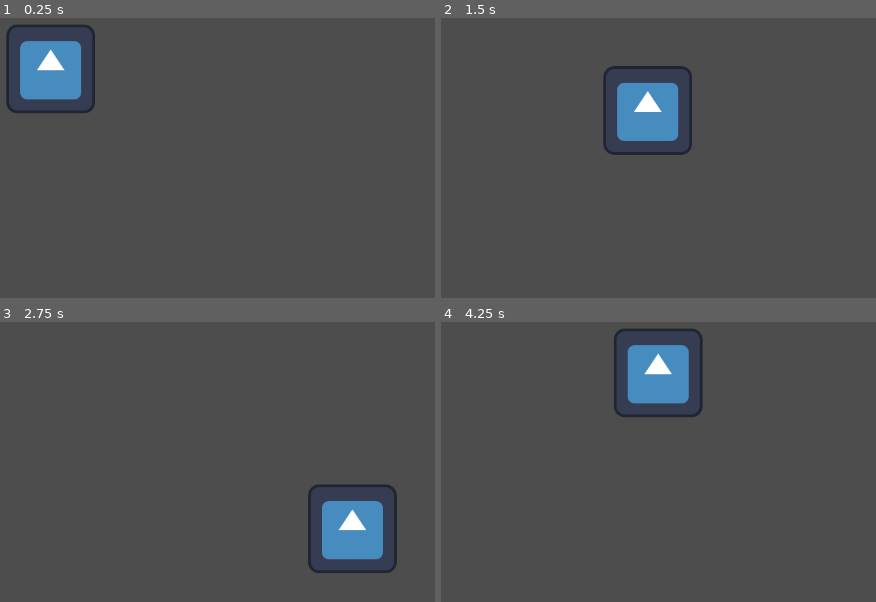
Above: before the commit, frames 1-4 (two rows, left to right).
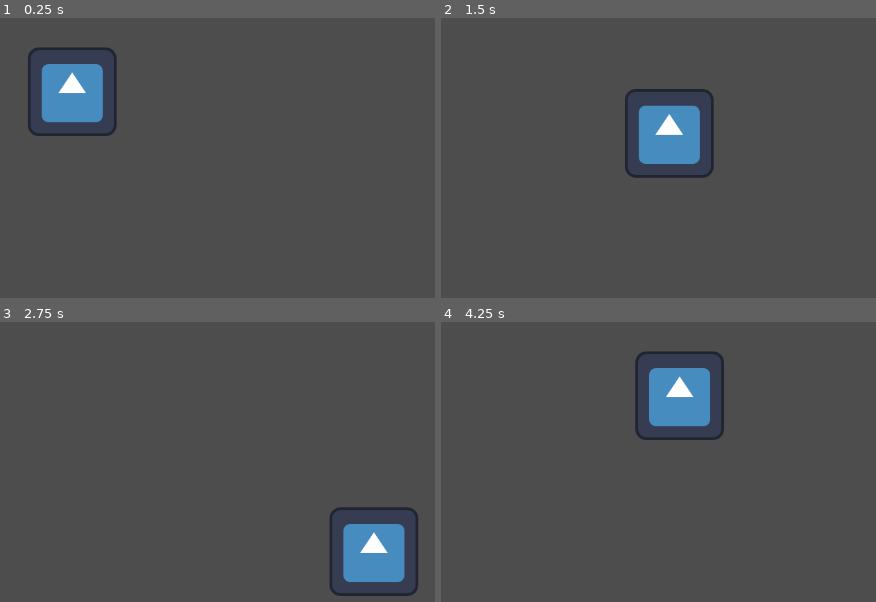
Above: after the commit, the same moments.

Repository: chenshanhorng-blip/Mini-IT-Project
Game: Godot game, scene res://player1_movement.tscn
The game is run twice, just before and just after one commit, with the same random seed, the same clock (stepped at 60 frames per second) and the same inputs. Before the commit the project starts from res://player_movement.tscn. The engine's default icon, where the game draws it, is replaced by a stand-in: a white triangle on a blue panel in a dark square.
Inputs:
- Up to frame 1 (0.25 s): no input
- Up to frame 2 (1.5 s): tap Enter at 0.5 s; hold D (p1_right) 0.53-1.28 s; tap K (p2_down, bound only after the commit) at 0.6 s; tap J (p2_left, bound only after the commit) at 0.8, 1.35 s; hold S (p1_down) from 1.28 s (still down)
- Up to frame 3 (2.75 s): tap L (p2_right, bound only after the commit) at 1.55, 2.1 s; release S (p1_down) at 2.03 s; hold D (p1_right) from 2.03 s (still down); tap I (p2_up, bound only after the commit) at 2.3 s
- Up to frame 4 (4.25 s): release D (p1_right) at 2.78 s; hold W (p1_up) 2.78-3.53 s; tap I (p2_up, bound only after the commit) at 2.85 s; tap K (p2_down, bound only after the commit) at 3.05, 3.6 s; hold A (p1_left) from 3.53 s (still down); tap J (p2_left, bound only after the commit) at 3.8 s

The runs differ from the first frame. In frame 1, 5.0% of the frame differs, in the area x 1-27%, y 2-43%; in frame 2, 5.0%; in frame 3, 5.0%; in frame 4, 5.1%, in the area x 39-66%, y 2-43%.

Commit message:
movement system of player2
doing the movement of player 2 but the character cannot move when i run. Will figure out how to fix later and combine them together becoming multiplayer system

Diff:
--- /dev/null
+++ b/game-project/player1_movement.tscn
@@ -0,0 +1,18 @@
+[gd_scene format=3 uid="uid://bppqkhfcmcoi8"]
+
+[ext_resource type="Texture2D" uid="uid://bfjpenbpiwplc" path="res://icon.svg" id="1_i1svt"]
+[ext_resource type="Script" uid="uid://cdr6afjirxyb5" path="res://player1script.gd" id="1_kmddl"]
+
+[sub_resource type="RectangleShape2D" id="RectangleShape2D_kmddl"]
+size = Vector2(270, 255)
+
+[node name="CharacterBody2D" type="CharacterBody2D" unique_id=1652265376]
+script = ExtResource("1_kmddl")
+
+[node name="CollisionShape2D" type="CollisionShape2D" parent="." unique_id=375951171]
+position = Vector2(589, 312.5)
+shape = SubResource("RectangleShape2D_kmddl")
+
+[node name="Sprite2D" type="Sprite2D" parent="." unique_id=806641159]
+position = Vector2(590, 310)
+texture = ExtResource("1_i1svt")
--- /dev/null
+++ b/game-project/player1script.gd
@@ -0,0 +1,14 @@
+extends CharacterBody2D
+
+@export var speed = 300.0
+
+@onready var sprite = $Sprite2D
+
+func _physics_process(delta):
+	var direction = Input.get_vector("p1_left", "p1_right", "p1_up", "p1_down")
+	velocity = direction * speed
+
+	if direction.x !=0:
+		sprite.flip_h = direction.x<0
+
+	move_and_slide()
--- /dev/null
+++ b/game-project/player2_movement.tscn
@@ -0,0 +1,18 @@
+[gd_scene format=3 uid="uid://cn2pxs5qb25ar"]
+
+[ext_resource type="Script" uid="uid://deshx0cghb3no" path="res://player2script.gd" id="1_2ymwl"]
+[ext_resource type="Texture2D" uid="uid://bfjpenbpiwplc" path="res://icon.svg" id="1_lg7w1"]
+
+[sub_resource type="RectangleShape2D" id="RectangleShape2D_2ymwl"]
+size = Vector2(319, 255)
+
+[node name="CharacterBody2D" type="CharacterBody2D" unique_id=1554809682]
+script = ExtResource("1_2ymwl")
+
+[node name="CollisionShape2D" type="CollisionShape2D" parent="." unique_id=161107341]
+position = Vector2(555.5, 280.5)
+shape = SubResource("RectangleShape2D_2ymwl")
+
+[node name="Sprite2D" type="Sprite2D" parent="." unique_id=139805248]
+position = Vector2(559, 279)
+texture = ExtResource("1_lg7w1")
--- /dev/null
+++ b/game-project/player2script.gd
@@ -0,0 +1,14 @@
+extends CharacterBody2D
+
+@export var speed = 300.0
+
+@onready var sprite = $Sprite2D
+
+func _physics_process(delta):
+	var direction = Input.get_vector("p2_left", "p2_right", "p2_up", "p2_down")
+	velocity = direction * speed
+
+	if direction.x !=0:
+		sprite.flip_h = direction.x<0
+
+	move_and_slide()
--- a/game-project/player_movement.tscn
+++ /dev/null
@@ -1,18 +0,0 @@
-[gd_scene format=3 uid="uid://4p3jdsy01gv6"]
-
-[ext_resource type="Script" uid="uid://bt6qpr8wjt283" path="res://movement.gd" id="1_b052v"]
-[ext_resource type="Texture2D" uid="uid://bfjpenbpiwplc" path="res://icon.svg" id="2_c25cv"]
-
-[sub_resource type="RectangleShape2D" id="RectangleShape2D_6jdih"]
-size = Vector2(311, 248)
-
-[node name="CharacterBody2D" type="CharacterBody2D" unique_id=1496686458]
-script = ExtResource("1_b052v")
-
-[node name="CollisionShape2D" type="CollisionShape2D" parent="." unique_id=1281457605]
-position = Vector2(558.5, 278)
-shape = SubResource("RectangleShape2D_6jdih")
-
-[node name="Sprite2D" type="Sprite2D" parent="." unique_id=191474002]
-position = Vector2(559, 277)
-texture = ExtResource("2_c25cv")
--- a/game-project/project.godot
+++ b/game-project/project.godot
@@ -11,7 +11,7 @@
 [application]
 
 config/name="GameProject"
-run/main_scene="uid://4p3jdsy01gv6"
+run/main_scene="uid://bppqkhfcmcoi8"
 config/features=PackedStringArray("4.6", "Forward Plus")
 config/icon="res://icon.svg"
 
@@ -37,6 +37,26 @@
 "events": [null, Object(InputEventKey,"resource_local_to_scene":false,"resource_name":"","device":0,"window_id":0,"alt_ …(195 unchanged characters)…
 ]
 }
+p2_left={
+"deadzone": 0.2,
+"events": [Object(InputEventKey,"resource_local_to_scene":false,"resource_name":"","device":0,"window_id":0,"alt_pressed":false,"shift_pressed":false,"ctrl_pressed":false,"meta_pressed":false,"pressed":false,"keycode":0,"physical_keycode":74,"key_label":0,"unicode":0,"location":0,"echo":false,"script":null)
+]
+}
+p2_right={
+"deadzone": 0.2,
+"events": [Object(InputEventKey,"resource_local_to_scene":false,"resource_name":"","device":0,"window_id":0,"alt_pressed":false,"shift_pressed":false,"ctrl_pressed":false,"meta_pressed":false,"pressed":false,"keycode":0,"physical_keycode":76,"key_label":0,"unicode":0,"location":0,"echo":false,"script":null)
+]
+}
+p2_up={
+"deadzone": 0.2,
+"events": [Object(InputEventKey,"resource_local_to_scene":false,"resource_name":"","device":0,"window_id":0,"alt_pressed":false,"shift_pressed":false,"ctrl_pressed":false,"meta_pressed":false,"pressed":false,"keycode":0,"physical_keycode":73,"key_label":0,"unicode":0,"location":0,"echo":false,"script":null)
+]
+}
+p2_down={
+"deadzone": 0.2,
+"events": [Object(InputEventKey,"resource_local_to_scene":false,"resource_name":"","device":0,"window_id":0,"alt_pressed":false,"shift_pressed":false,"ctrl_pressed":false,"meta_pressed":false,"pressed":false,"keycode":0,"physical_keycode":75,"key_label":0,"unicode":0,"location":0,"echo":false,"script":null)
+]
+}
 
 [physics]
 
Not shown, added: game-project/player1script.gd.uid
Not shown, added: game-project/player2script.gd.uid
